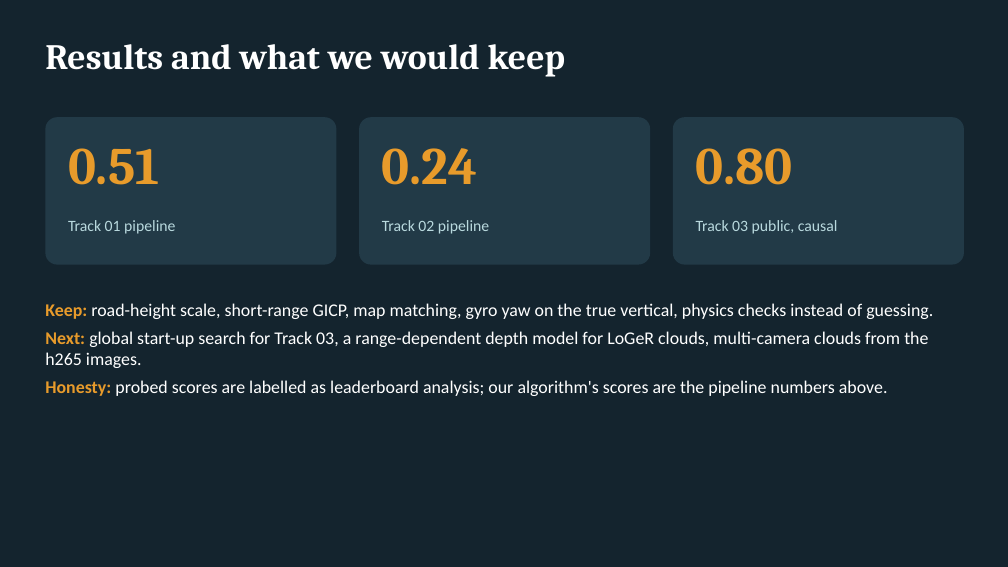
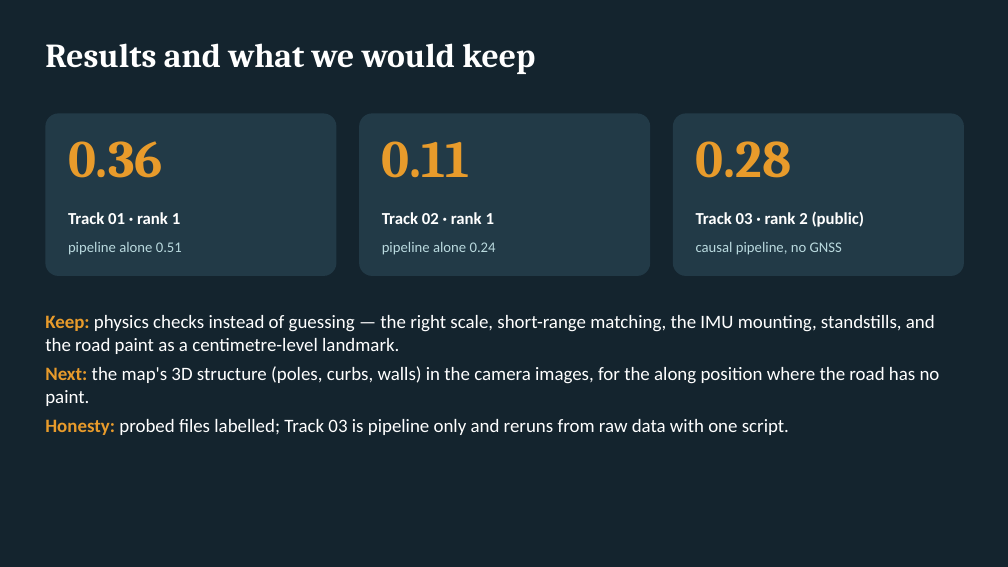
Before and after one commit to mochihat/SDC-midterm-1-, a slide deck: slide 8 of docs/report/presentation_midterm01.pptx. Drawn at 1008x567 pixels with LibreOffice and Linux fonts; fonts in the diff are those of the drawing. Boxes give left, top, right and bottom in pixels: in the first picture for what was removed or moved away, otherwise in the second. Text is boxed around its words. In the diff, an @@ line names an element or a change of style, - is before the commit and + after.

```diff
--- a/docs/report/presentation_midterm01.pptx
+++ b/docs/report/presentation_midterm01.pptx
@@ text "Results and what we would ..." at (45, 43, 535, 74): size 34 to 32 pt @@
@@ rounded rectangle: place and size @@
-rounded rectangle at (45, 117, 337, 265)
+rounded rectangle at (45, 113, 337, 276)
@@ rounded rectangle: place and size @@
-rounded rectangle at (359, 117, 650, 265)
+rounded rectangle at (359, 113, 650, 276)
@@ rounded rectangle: place and size @@
-rounded rectangle at (673, 117, 964, 265)
+rounded rectangle at (673, 113, 964, 276)
@@ text at (68, 141, 163, 178): text changed @@
-0.51
+0.36
@@ text at (382, 141, 470, 178): text changed @@
-0.24
+0.11
@@ text at (696, 141, 792, 178): text changed @@
-0.80
+0.28
@@ text at (68, 212, 180, 224): text changed; size 15 to 16 pt; text colour #B9D9DE to #FFFFFF; bold on @@
-Track 01 pipeline
+Track 01 · rank 1
@@ text at (382, 212, 494, 224): text changed; size 15 to 16 pt; text colour #B9D9DE to #FFFFFF; bold on @@
-Track 02 pipeline
+Track 02 · rank 1
@@ text at (696, 211, 865, 227): text changed; size 15 to 16 pt; text colour #B9D9DE to #FFFFFF; bold on @@
-Track 03 public, causal
+Track 03 · rank 2 (public)
@@ text added at (68, 242, 182, 255), 14 pt, text #B9D9DE @@
+pipeline alone 0.51
@@ text added at (382, 242, 496, 255), 14 pt, text #B9D9DE @@
+pipeline alone 0.24
@@ text added at (696, 242, 842, 255), 14 pt, text #B9D9DE @@
+causal pipeline, no GNSS
@@ text removed at (45, 303, 933, 396) @@
-Keep: road-height scale, short-range GICP, map matching, gyro yaw on the true vertical, physics checks instead of guessing.
-Next: global start-up search for Track 03, a range-dependent depth model for LoGeR clouds, multi-camera clouds from the h265 images.
-Honesty: probed scores are labelled as leaderboard analysis; our algorithm's scores are the pipeline numbers above.
@@ text added at (45, 315, 940, 435), 18 pt, text #FFFFFF @@
+Keep: physics checks instead of guessing — the right scale, short-range matching, the IMU mounting, standstills, and the road paint as a centimetre-level landmark.
+Next: the map's 3D structure (poles, curbs, walls) in the camera images, for the along position where the road has no paint.
+Honesty: probed files labelled; Track 03 is pipeline only and reruns from raw data with one script.
```
Also in this commit, not shown: 5 other slides changed, 2 slides added, 2 slides removed, 7 other files.
